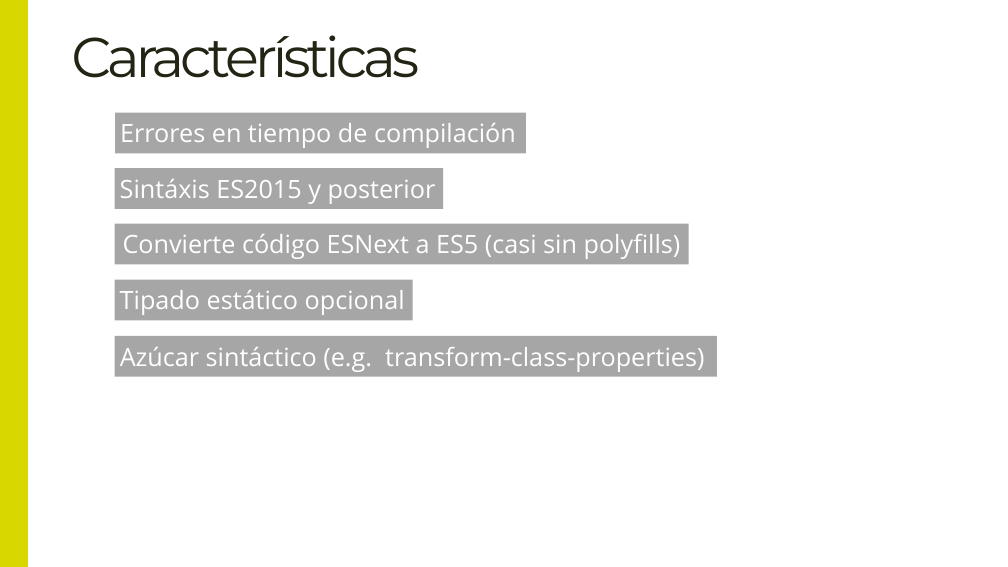
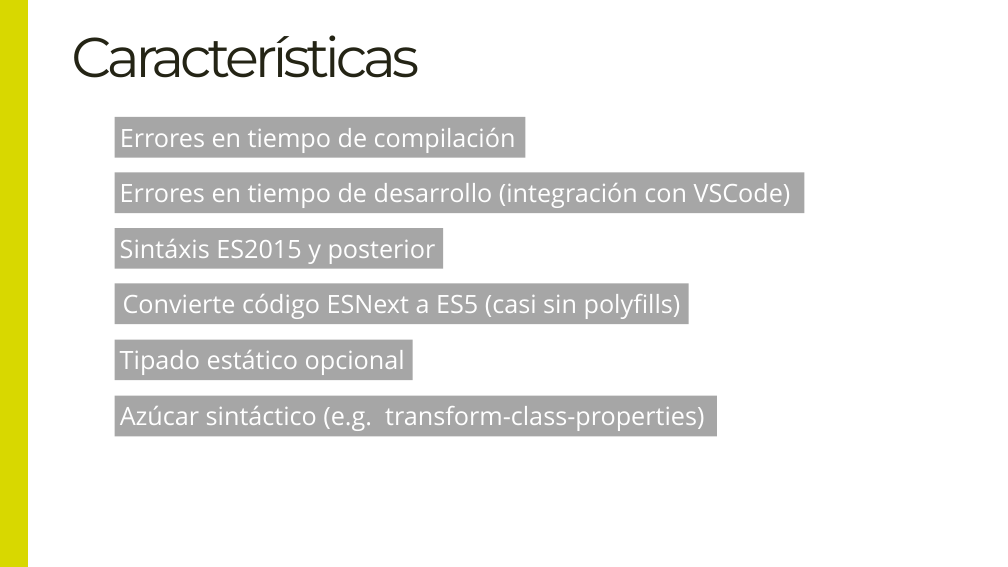
Before and after one commit to Lemoncode/language-sessions, a slide deck: slide 3 of 00 teoría/02 Introducción a Typescript.pptx. Drawn at 1008x567 pixels with LibreOffice and Linux fonts; fonts in the diff are those of the drawing. Boxes give left, top, right and bottom in pixels: in the first picture for what was removed or moved away, otherwise in the second. Text is boxed around its words. In the diff, an @@ line names an element or a change of style, - is before the commit and + after.

Commit message:
Updating slides

```diff
--- a/00 teoría/02 Introducción a Typescript.pptx
+++ b/00 teoría/02 Introducción a Typescript.pptx
@@ rectangle "Errores en tiempo de compilación": place and size @@
-rectangle "Errores en tiempo de compilación" at bbox=[115, 113, 526, 153]
+rectangle "Errores en tiempo de compilación" at bbox=[115, 117, 526, 157]
@@ rectangle added at bbox=[115, 172, 804, 213], fill #A6A6A6, 18 pt, text #FFFFFF @@
+Errores en tiempo de desarrollo (integración con VSCode)
@@ 4 rectangles: place and size @@
-4 rectangles at bbox=[115, 168, 717, 376]
+4 rectangles at bbox=[115, 228, 717, 436]
```
